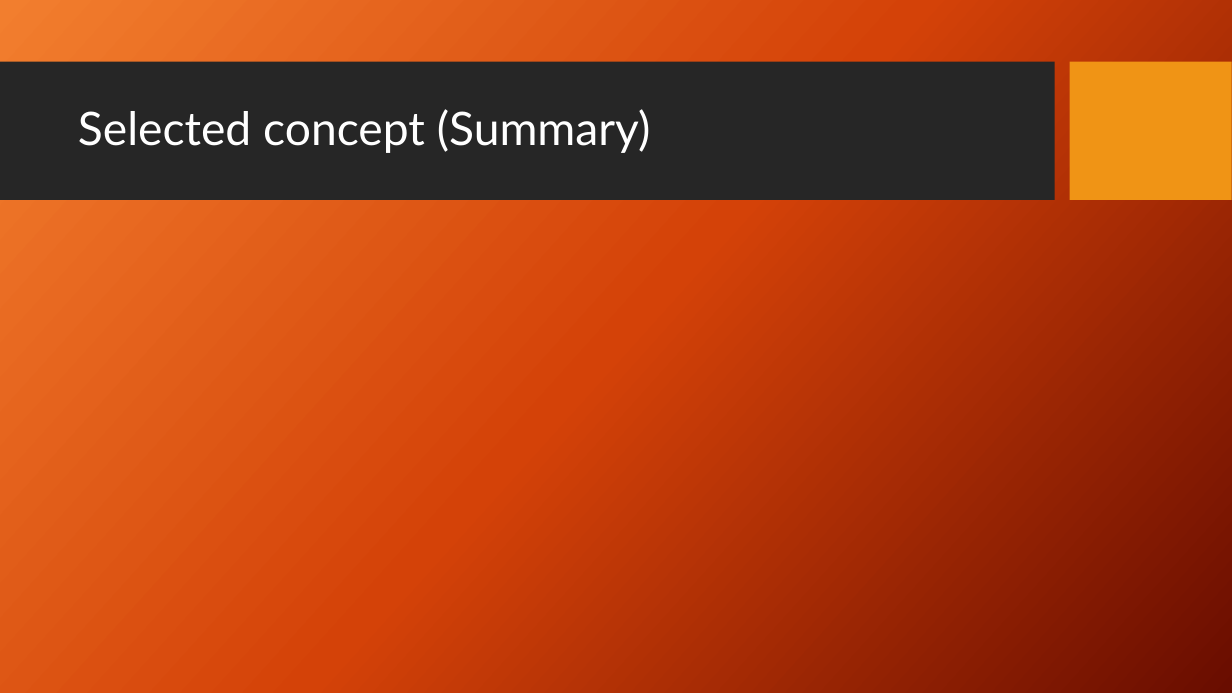
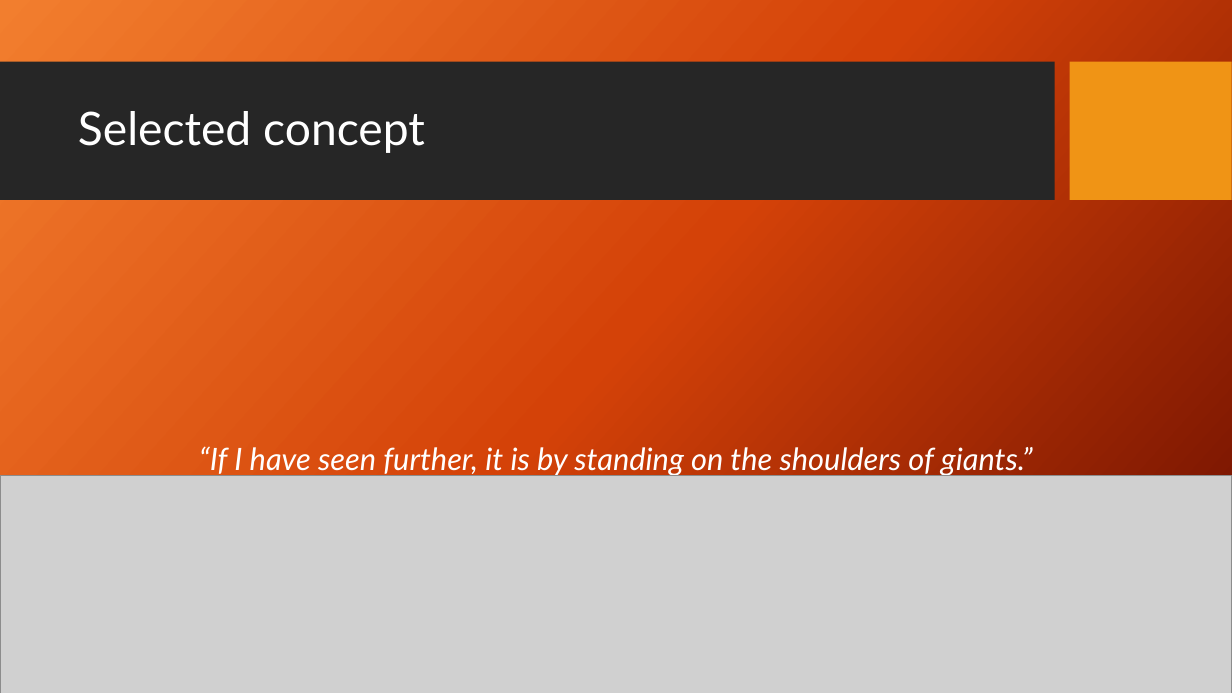
Before and after one commit to IsakLundgren/Aircraft-design-2023, a slide deck: slide 7 of presentations/DT1-presentation.pptx. Drawn at 1232x693 pixels with LibreOffice and Linux fonts; fonts in the diff are those of the drawing; grey boxes stand for pictures; background and template pictures are left out. Boxes give left, top, right and bottom in pixels: in the first picture for what was removed or moved away, otherwise in the second. Text is boxed around its words. In the diff, an @@ line names an element or a change of style, - is before the commit and + after.

```diff
--- a/presentations/DT1-presentation.pptx
+++ b/presentations/DT1-presentation.pptx
@@ title at [78,111,425,153]: text changed @@
-Selected concept (Summary)
+Selected concept
@@ text added at [199,446,1033,476], 24 pt, text #FFFFFF, italic @@
+“If I have seen further, it is by standing on the shoulders of giants.”
@@ picture added at [0,476,1232,693] @@
```
Also in this commit, not shown: 2 other slides changed.
